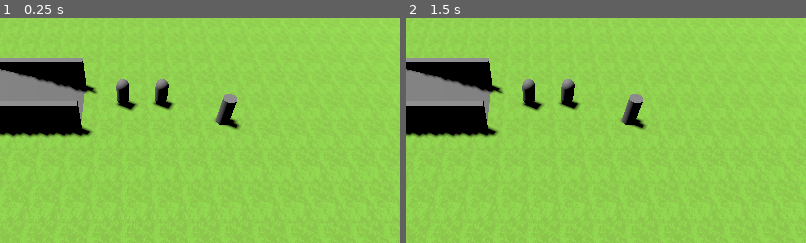
Above: before the commit, frames 1-2 (left to right).
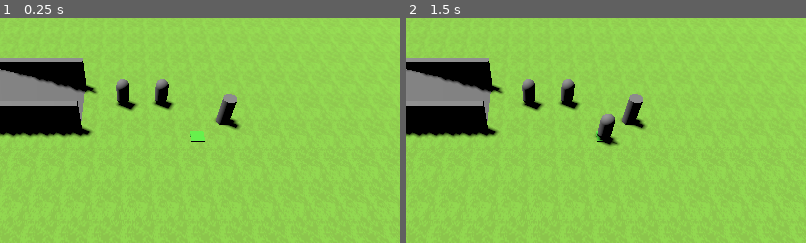
Above: after the commit, the same moments.

Repository: adamgiles1/ludum-dare-55
Game: Godot game, scene res://scenes/levels/LevelOne.tscn
Two runs of this game, one before a commit and one after it. Both use one fixed random seed, a clock stepped at 60 frames per second and the inputs below.
Inputs (mouse positions are % of the whole screen's width and height, from its top left):
- Up to frame 1 (0.25 s): no input
- Up to frame 2 (1.5 s): tap Enter (ui_accept) at 0.5, 0.6, 0.77, 1.07, 1.25, 1.35 s; move the mouse to (72, 45) at 0.52 s; click (72, 45) at 0.67 s; move the mouse to (30, 55) at 1.27 s; click (30, 55) at 1.42 s
The pictures show only the part of the screen within x 34-84%, y 5-55%; the shares and areas given below are measured in that part.

The runs differ from the first frame. In frame 1, 0.2% of the frame differs, in the area x 47-52%, y 50-56%; in frame 2, 0.6%, in the area x 47-54%, y 42-58%.

Commit message:
Units can be spawned and have animations

Diff:
--- a/default_bus_layout.tres
+++ b/default_bus_layout.tres
@@ -1,6 +1,7 @@
 [gd_resource type="AudioBusLayout" format=3 uid="uid://yq0b7rw0x4l1"]
 
 [resource]
+bus/0/volume_db = 6.02
 bus/1/name = &"Music"
 bus/1/solo = false
 bus/1/mute = false
--- a/game_manager.gd
+++ b/game_manager.gd
@@ -1,6 +1,12 @@
 extends Node
 
+@onready var hover_arrow_scen: PackedScene = preload("res://scenes/effects/ClickedArrow.tscn")
+
 var active_units: Array[Unit] = []
+
+func _process(delta):
+	if Input.is_action_just_pressed("ui_accept"):
+		Signals.SPAWN_UNITS.emit()
 
 func command_active_units(location: Vector3, command: Globals.COMMAND, thing: InteractableThing):
 	for unit in active_units:
@@ -15,3 +21,9 @@
 
 func deselect():
 	active_units = []
+
+func spawn_hover_arrow(location: Vector3):
+	Signals.HOVER_ARROW_SPAWNED.emit()
+	var inst = hover_arrow_scen.instantiate()
+	inst.position = location
+	add_child(inst)
--- a/scenes/MainCameraScript.gd
+++ b/scenes/MainCameraScript.gd
@@ -25,8 +25,10 @@
 
 	if result.collider.is_in_group("walkable"):
 		GameManager.command_active_units(result.position, Globals.COMMAND.MOVE, null)
+		GameManager.spawn_hover_arrow(result.position)
 	if result.collider.is_in_group("interactable"):
 		GameManager.command_active_units(result.position, Globals.COMMAND.INTERACT, result.collider.get_parent())
+
 
 func left_click():
 	var worldspace = get_world_3d().direct_space_state
--- /dev/null
+++ b/scenes/effects/ClickedArrow.gd
@@ -0,0 +1,21 @@
+extends Node3D
+
+var time_left: float = 3.0
+@onready var animation_player: AnimationPlayer = $AnimationPlayer
+
+# Called when the node enters the scene tree for the first time.
+func _ready():
+	Signals.HOVER_ARROW_SPAWNED.connect(die)
+
+# Called every frame. 'delta' is the elapsed time since the previous frame.
+func _process(delta):
+	if !animation_player.is_playing():
+		animation_player.play("hovering")
+
+	time_left -= delta
+
+	if time_left <= 0:
+		die()
+
+func die():
+	queue_free()
--- /dev/null
+++ b/scenes/effects/ClickedArrow.tscn
@@ -0,0 +1,39 @@
+[gd_scene load_steps=6 format=3 uid="uid://dgnmseqgwu22g"]
+
+[ext_resource type="Script" path="res://scenes/effects/ClickedArrow.gd" id="1_87ax6"]
+
+[sub_resource type="StandardMaterial3D" id="StandardMaterial3D_6akqw"]
+transparency = 1
+albedo_color = Color(1, 0, 0, 0.321569)
+
+[sub_resource type="CylinderMesh" id="CylinderMesh_ngshl"]
+material = SubResource("StandardMaterial3D_6akqw")
+bottom_radius = 0.1
+height = 1.0
+
+[sub_resource type="Animation" id="Animation_smt31"]
+resource_name = "hovering"
+length = 2.0
+tracks/0/type = "position_3d"
+tracks/0/imported = false
+tracks/0/enabled = true
+tracks/0/path = NodePath("MeshInstance3D")
+tracks/0/interp = 1
+tracks/0/loop_wrap = true
+tracks/0/keys = PackedFloat32Array(0, 1, 0, 0, 0, 0.5, 1, 0, 1, 0, 1, 1, 0, 0, 0, 1.5, 1, 0, 1, 0, 2, 1, 0, 0, 0)
+
+[sub_resource type="AnimationLibrary" id="AnimationLibrary_xnra2"]
+_data = {
+"hovering": SubResource("Animation_smt31")
+}
+
+[node name="ClickedArrow" type="Node3D"]
+script = ExtResource("1_87ax6")
+
+[node name="MeshInstance3D" type="MeshInstance3D" parent="."]
+mesh = SubResource("CylinderMesh_ngshl")
+
+[node name="AnimationPlayer" type="AnimationPlayer" parent="."]
+libraries = {
+"": SubResource("AnimationLibrary_xnra2")
+}
--- /dev/null
+++ b/scenes/level_pieces/base_unit_summoner.tscn
@@ -0,0 +1,16 @@
+[gd_scene load_steps=4 format=3 uid="uid://dqjfdli3511dj"]
+
+[ext_resource type="Script" path="res://scenes/level_pieces/unit_summon_script.gd" id="1_dggm3"]
+
+[sub_resource type="StandardMaterial3D" id="StandardMaterial3D_07g5w"]
+albedo_color = Color(0.411765, 1, 0.294118, 1)
+
+[sub_resource type="BoxMesh" id="BoxMesh_2d1pu"]
+material = SubResource("StandardMaterial3D_07g5w")
+size = Vector3(1, 0.2, 1)
+
+[node name="BaseUnitSummoner" type="Node3D"]
+script = ExtResource("1_dggm3")
+
+[node name="MeshInstance3D" type="MeshInstance3D" parent="."]
+mesh = SubResource("BoxMesh_2d1pu")
--- /dev/null
+++ b/scenes/level_pieces/unit_summon_script.gd
@@ -0,0 +1,18 @@
+extends Node3D
+
+@export
+var unit_to_summon: PackedScene = preload("res://scenes/units/BaseUnit.tscn")
+
+# Called when the node enters the scene tree for the first time.
+func _ready():
+	Signals.SPAWN_UNITS.connect(spawn_unit)
+
+
+# Called every frame. 'delta' is the elapsed time since the previous frame.
+func _process(delta):
+	pass
+
+func spawn_unit():
+	var unit := unit_to_summon.instantiate()
+	unit.position = self.position
+	get_tree().root.add_child(unit)
--- a/scenes/levels/LevelOne.tscn
+++ b/scenes/levels/LevelOne.tscn
@@ -6,6 +6,7 @@
 [ext_resource type="PackedScene" uid="uid://c8o8ryo7nkn3g" path="res://scenes/Camera.tscn" id="3_ojmy0"]
 [ext_resource type="PackedScene" uid="uid://qpgecwf8k8mh" path="res://scenes/level_pieces/box.tscn" id="3_x1ygm"]
 [ext_resource type="PackedScene" uid="uid://b8rbix4uljxaw" path="res://scenes/level_pieces/InteractableThing.tscn" id="6_cps07"]
+[ext_resource type="PackedScene" uid="uid://dqjfdli3511dj" path="res://scenes/level_pieces/base_unit_summoner.tscn" id="7_rkko5"]
 
 [sub_resource type="NavigationMesh" id="NavigationMesh_mmttv"]
 vertices = PackedVector3Array(-4.25, 0.793738, -13.75, -3, 0.793738, -14.5, -3, 0.793738, -49, -49, 0.793738, -49, -49, …(1452 unchanged characters)…
@@ -36,14 +37,17 @@
 
 [node name="BaseUnit" parent="." instance=ExtResource("2_owm64")]
 transform = Transform3D(1, 0, 0, 0, 1, 0, 0, 0, 1, 0.0338194, 1.5, -0.31507)
-speed = null
+speed = 5.0
 
 [node name="BaseUnit2" parent="." instance=ExtResource("2_owm64")]
 transform = Transform3D(1, 0, 0, 0, 1, 0, 0, 0, 1, 0.0338194, 1.5, 2.68493)
-speed = null
+speed = 5.0
 
 [node name="Camera" parent="." instance=ExtResource("3_ojmy0")]
 transform = Transform3D(-2.18557e-08, 0.866025, -0.5, 3.78552e-08, 0.5, 0.866025, 1, -1.77636e-15, -4.37114e-08, -20, 16.2795, 0)
 
 [node name="InteractableThing" parent="." instance=ExtResource("6_cps07")]
 transform = Transform3D(1, 0, 0, 0, 1, 0, 0, 0, 1, -2.04568, 1.5, 7.37018)
+
+[node name="BaseUnitSummoner" parent="." instance=ExtResource("7_rkko5")]
+transform = Transform3D(1, 0, 0, 0, 1, 0, 0, 0, 1, -3.79309, 0.500001, 5.21987)
--- a/scenes/units/BaseUnit.tscn
+++ b/scenes/units/BaseUnit.tscn
@@ -11,10 +11,37 @@
 
 [sub_resource type="CapsuleShape3D" id="CapsuleShape3D_8pjdd"]
 
+[sub_resource type="Animation" id="Animation_0buup"]
+resource_name = "walk"
+loop_mode = 2
+tracks/0/type = "position_3d"
+tracks/0/imported = false
+tracks/0/enabled = true
+tracks/0/path = NodePath("MeshInstance3D")
+tracks/0/interp = 1
+tracks/0/loop_wrap = true
+tracks/0/keys = PackedFloat32Array(0, 1, 0, 0, 0, 0.25, 1, 0, 0.5, 0, 0.5, 1, 0, 0, 0, 0.8, 1, 0, 0.5, 0, 1, 1, 0, 0, 0)
+
+[sub_resource type="Animation" id="Animation_3meif"]
+resource_name = "interact"
+loop_mode = 1
+tracks/0/type = "position_3d"
+tracks/0/imported = false
+tracks/0/enabled = true
+tracks/0/path = NodePath("MeshInstance3D")
+tracks/0/interp = 1
+tracks/0/loop_wrap = true
+tracks/0/keys = PackedFloat32Array(0.5, 1, 0, 0, 0, 0.6, 1, 0, 0.5, 0, 0.7, 1, 0, 0, 0)
+
+[sub_resource type="AnimationLibrary" id="AnimationLibrary_4rx58"]
+_data = {
+"interact": SubResource("Animation_3meif"),
+"walk": SubResource("Animation_0buup")
+}
+
 [node name="BaseUnit" type="CharacterBody3D" groups=["Unit"]]
 collision_layer = 2
 script = ExtResource("1_58tdd")
-speed = null
 
 [node name="MeshInstance3D" type="MeshInstance3D" parent="."]
 mesh = SubResource("CapsuleMesh_g4y4o")
@@ -44,3 +71,8 @@
 
 [node name="Select2" type="AudioStreamPlayer3D" parent="Select"]
 stream = ExtResource("6_amg5b")
+
+[node name="AnimationPlayer" type="AnimationPlayer" parent="."]
+libraries = {
+"": SubResource("AnimationLibrary_4rx58")
+}
--- a/scenes/units/Unit.gd
+++ b/scenes/units/Unit.gd
@@ -4,6 +4,7 @@
 
 @export var speed: float = 5
 @onready var nav_agent: NavigationAgent3D = $NavigationAgent3D
+@onready var animator: AnimationPlayer = $AnimationPlayer
 
 
 enum STATE {IDLE, WALKING, INTERACTING}
@@ -14,9 +15,6 @@
 	pass
 
 func _physics_process(delta):
-	if Input.is_action_just_pressed("ui_accept"):
-		GameManager.command_active_units(Vector3(10, 0, 10), Globals.COMMAND.MOVE, null)
-
 	velocity = Vector3.ZERO
 
 	if not is_on_floor():
@@ -29,6 +27,16 @@
 
 	if current_state != STATE.INTERACTING && interacting_with != null && close_enough_to_interact(interacting_with):
 		start_interaction(interacting_with)
+
+	match current_state:
+		STATE.WALKING:
+			print("walking")
+			if !animator.is_playing():
+				animator.play("walk")
+		STATE.INTERACTING:
+			animator.play("interact")
+		STATE.IDLE:
+			animator.stop()
 
 func calc_dir(delta: float):
 	var target = nav_agent.get_next_path_position()
--- a/signals.gd
+++ b/signals.gd
@@ -1 +1,4 @@
 extends Node
+
+signal HOVER_ARROW_SPAWNED
+signal SPAWN_UNITS
Not shown: 1 places in scenes/levels/LevelOne.tscn that only renumber resources
Not shown: 1 places in scenes/units/BaseUnit.tscn that only renumber resources
